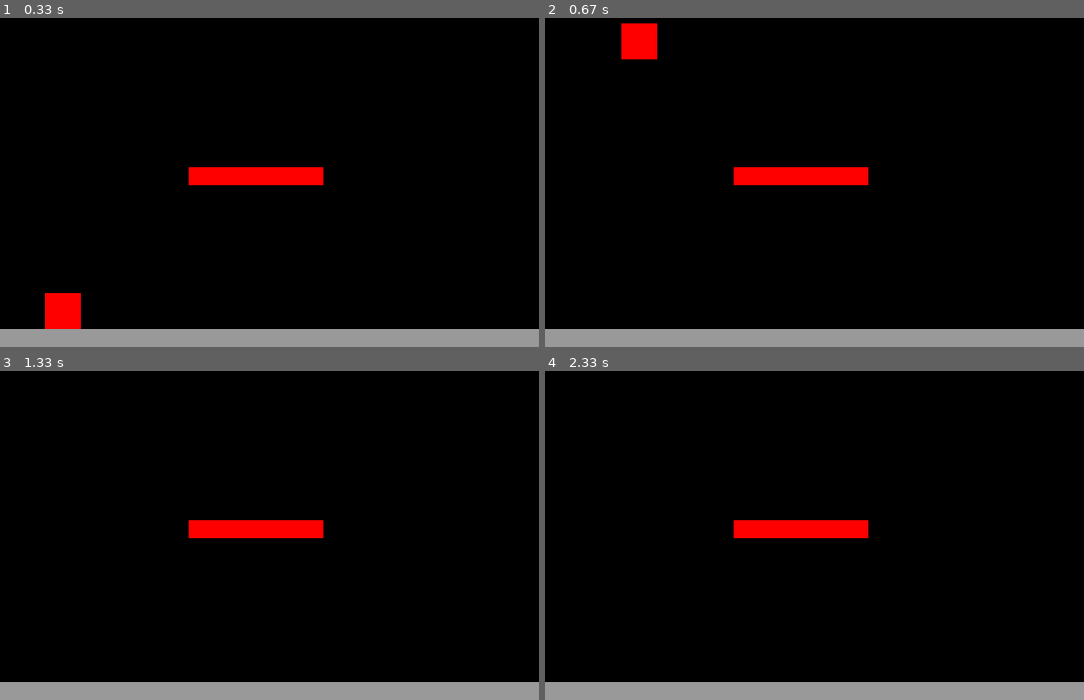
Above: before the commit, frames 1-4 (two rows, left to right).
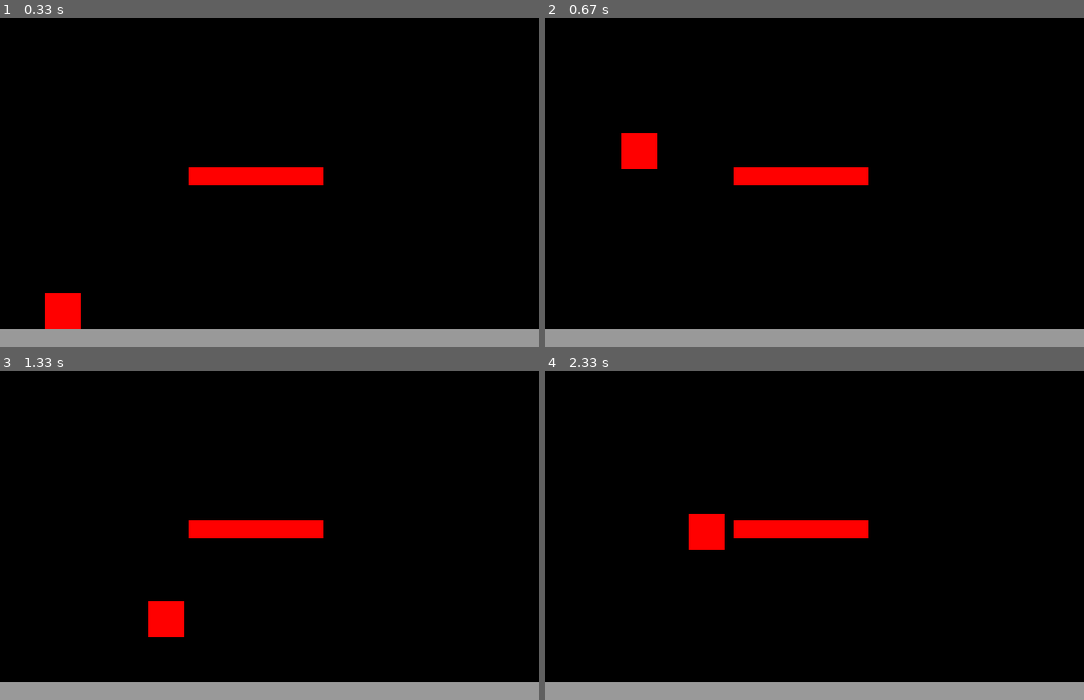
Above: after the commit, the same moments.

Repository: RobertNeuzil/game
Game: pygame game, started from personal/personalgame.py
Same seed, same stepped clock (60 frames per second), same inputs: the game is played once before the commit and once after it.
Inputs:
- Up to frame 1 (0.33 s): no input
- Up to frame 2 (0.67 s): hold Space from 0.33 s (still down); hold Right from 0.33 s (still down)
- Up to frame 3 (1.33 s): release Space at 0.8 s; release Right at 0.8 s; hold Right 0.83-1.3 s; tap Space at 0.9, 1.2 s
- Up to frame 4 (2.33 s): hold Right 1.33-1.8 s; tap Space at 1.4, 1.7, 1.9, 2.2 s; hold Left from 1.83 s (still down)

Frame 1 is identical in both runs. In frame 2, 1.5% of the frame differs, in the area x 14-21%, y 1-46%; in frame 3, 0.7%; in frame 4, 0.7%.

Commit message:
assigned all the class variables

Diff:
--- a/personal/personalgame.py
+++ b/personal/personalgame.py
@@ -3,16 +3,10 @@
 pygame.init()
 window = pygame.display.set_mode((600,600))
 pygame.display.set_caption("First Game")
-running = True
-x = 50
-y = 500
-velocity = 5
-width = 40
-height = 40
 red = (255, 0, 0)
 black = (0, 0, 0)
 gray60 = (153, 153, 153)
-jumping = False
+
 
 class rects():
 	def __init__(self, x, y, width, height):
@@ -21,13 +15,16 @@
 		self.width = width
 		self.height = height
 		self.jumpcount = 10
+		self.jumping = False
+		self.running = True
+		self.velocity = 5
 	def create(self):
 		pygame.draw.rect(window, red, (self.x, self.y, self.width, self.height))
 	def create_ground(self):
 		pygame.draw.rect(window, gray60, (self.x, self.y, self.width, self.height))
 
 
-square_one = rects(50, 580 - height, 40, 40)
+square_one = rects(50, 540, 40, 40)
 square_two = rects(210, 400, 150, 20)
 square_three  = rects(0, 580, 600, 20)
 
@@ -44,29 +41,31 @@
 
 
 
-while running:
+while square_one.running:
 	for event in pygame.event.get():
 		if event.type == pygame.QUIT:
-			running = False
+			square_one.running = False
 	keys = pygame.key.get_pressed()
 	if keys[pygame.K_LEFT] and square_one.x > 0:
-		square_one.x-= velocity
-	if keys[pygame.K_RIGHT] and square_one.x < 600 - width:
-		square_one.x += velocity
-	if not (jumping):
-		if keys[pygame.K_DOWN] and square_one.y < 600 - height:
-			square_one.y += velocity
+		square_one.x-= square_one.velocity
+	if keys[pygame.K_RIGHT] and square_one.x < 600 - square_one.width:
+		square_one.x += square_one.velocity
+	if not (square_one.jumping):
+
+		if keys[pygame.K_DOWN] and square_one.y < 600 - square_one.height:
+			square_one.y += square_one.velocity
 		if keys[pygame.K_UP] and square_one.y > 0:
-			square_one.y -= velocity
+			square_one.y -= square_one.velocity
 		if keys[pygame.K_SPACE]:
-			jumping = True
+			square_one.jumping = True
 	else:
+
 		if square_one.jumpcount >= -10:
 			neg = 1
 			if square_one.jumpcount < 0:
 				neg = -1
 			square_one.y -= (square_one.jumpcount ** 2) * 0.5 * neg
-			square_one.jumpcount - 1
+			square_one.jumpcount -= 1
 
 		else:
 			square_one.jumping = True
